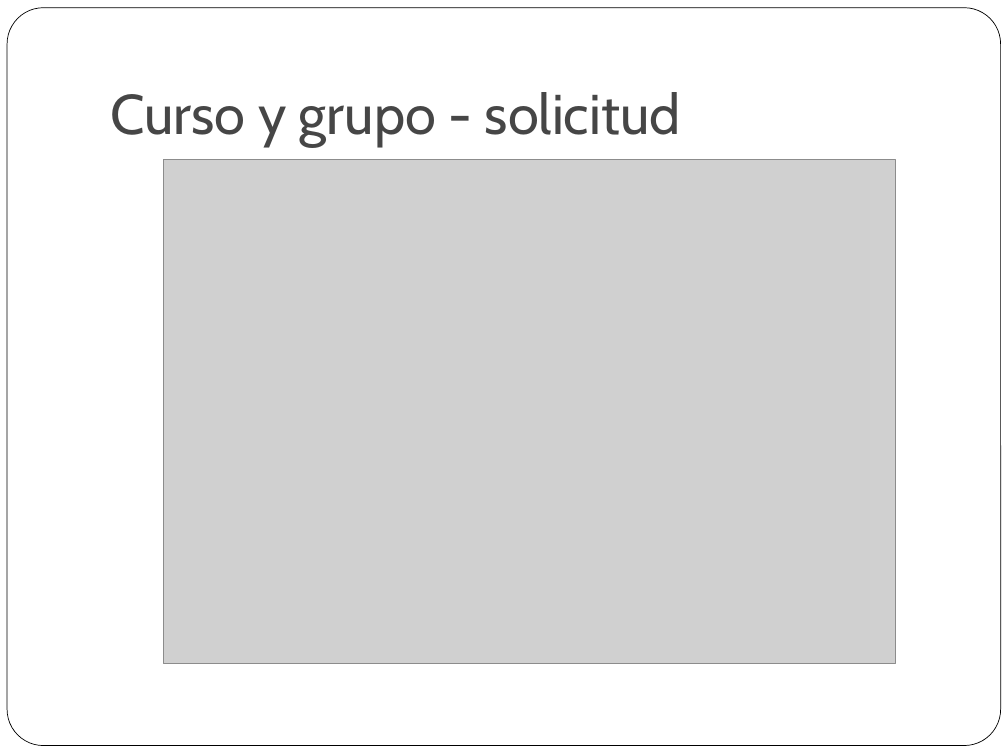
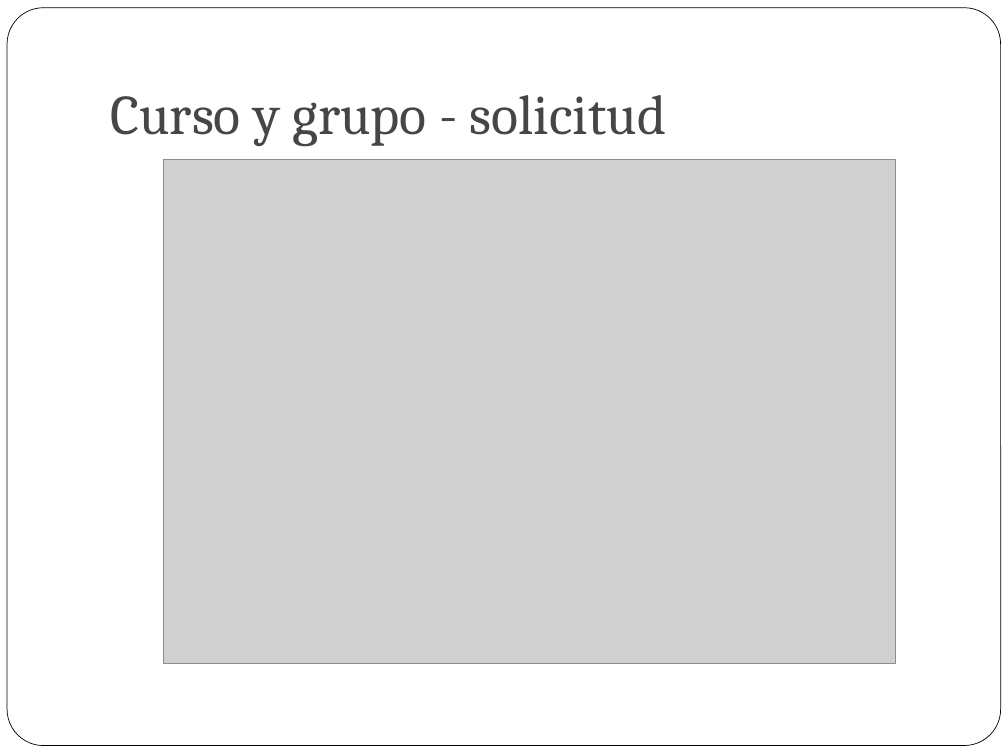
Before and after one commit to paularivero22/Equipo_1_Reto, a slide deck: slide 7 of Presentacion Reto - Equipo 1.pptx. Drawn at 1008x756 pixels with LibreOffice and Linux fonts; fonts in the diff are those of the drawing; grey boxes stand for pictures. Boxes give left, top, right and bottom in pixels: in the first picture for what was removed or moved away, otherwise in the second. Text is boxed around its words. In the diff, an @@ line names an element or a change of style, - is before the commit and + after.

```diff
--- a/Presentacion Reto - Equipo 1.pptx
+++ b/Presentacion Reto - Equipo 1.pptx
@@ title "Curso y grupo - solicitud" at (111,95,666,147): font Cabin to Cambria @@
```
Also in this commit, not shown: 8 other slides changed, 3 slides added, 12 slides removed.
